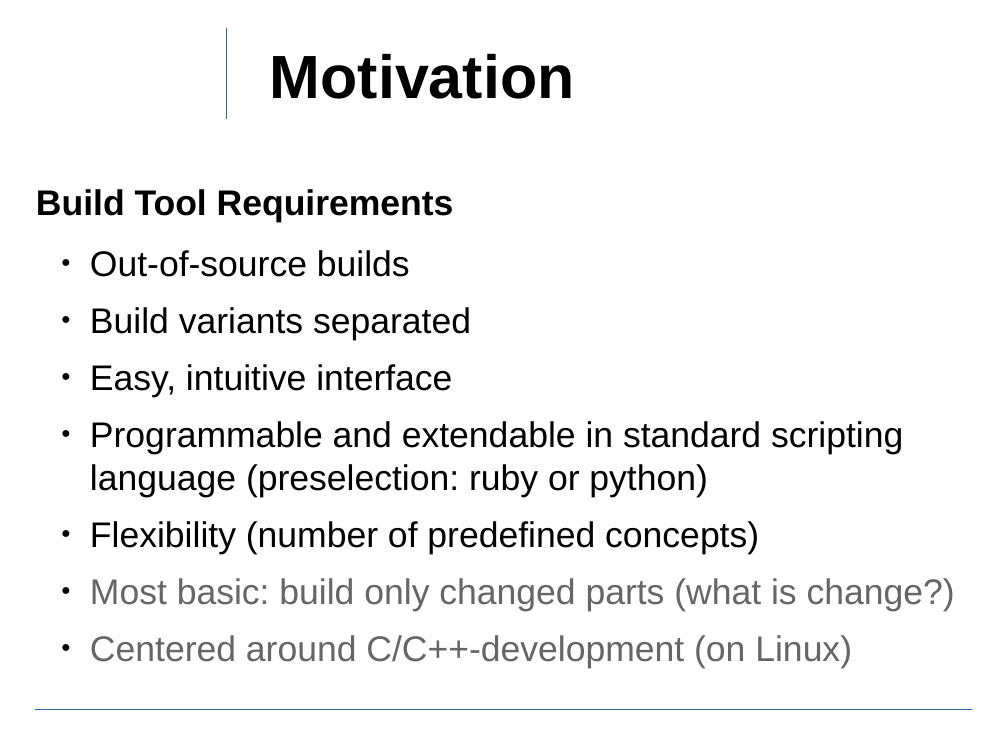
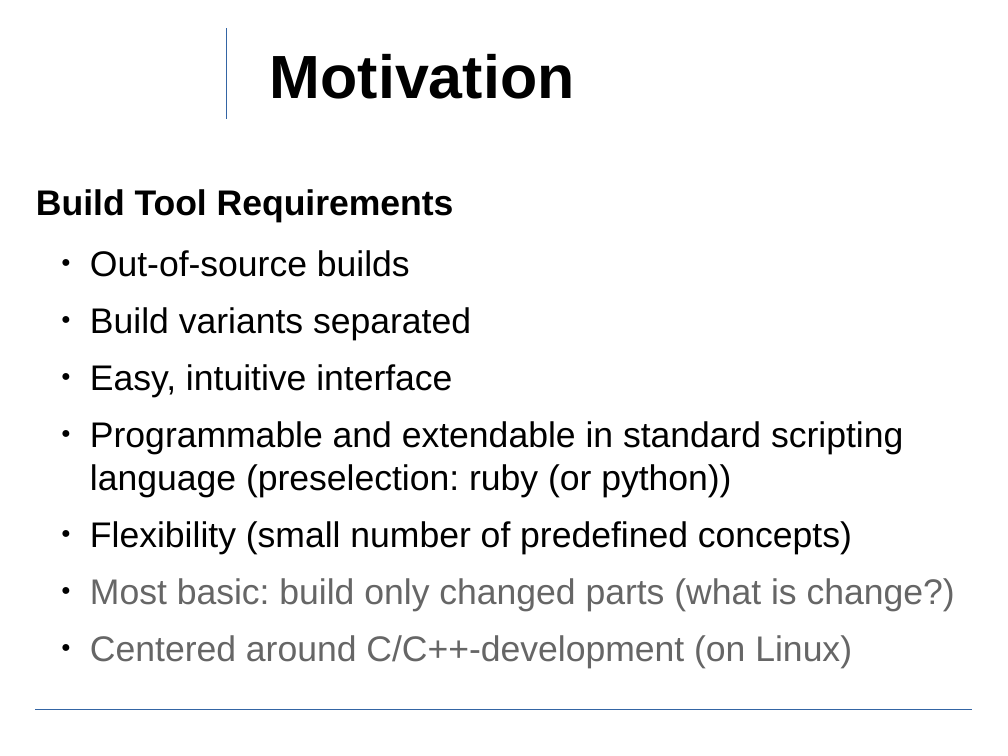
Before and after one commit to ewuenf/Makr, a slide deck: slide 2 of doc/concepts/Makr_Concepts.01.odp. Drawn at 1008x756 pixels with LibreOffice and Linux fonts; fonts in the diff are those of the drawing; background and template pictures are left out. Boxes give left, top, right and bottom in pixels: in the first picture for what was removed or moved away, otherwise in the second. Text is boxed around its words. In the diff, an @@ line names an element or a change of style, - is before the commit and + after.

Commit message:
some more fixes with concept-pres

```diff
--- a/doc/concepts/Makr_Concepts.01.odp
+++ b/doc/concepts/Makr_Concepts.01.odp
@@ text at (x1=90, y1=421, x2=903, y2=554): text changed @@
-  ● Programmable and extendable in standard scripting language (preselection: ruby or python)
-  ● Flexibility (number of predefined concepts)
+  ● Programmable and extendable in standard scripting language (preselection: ruby (or python))
+  ● Flexibility (small number of predefined concepts)
```
Also in this commit, not shown: 6 other slides changed.
